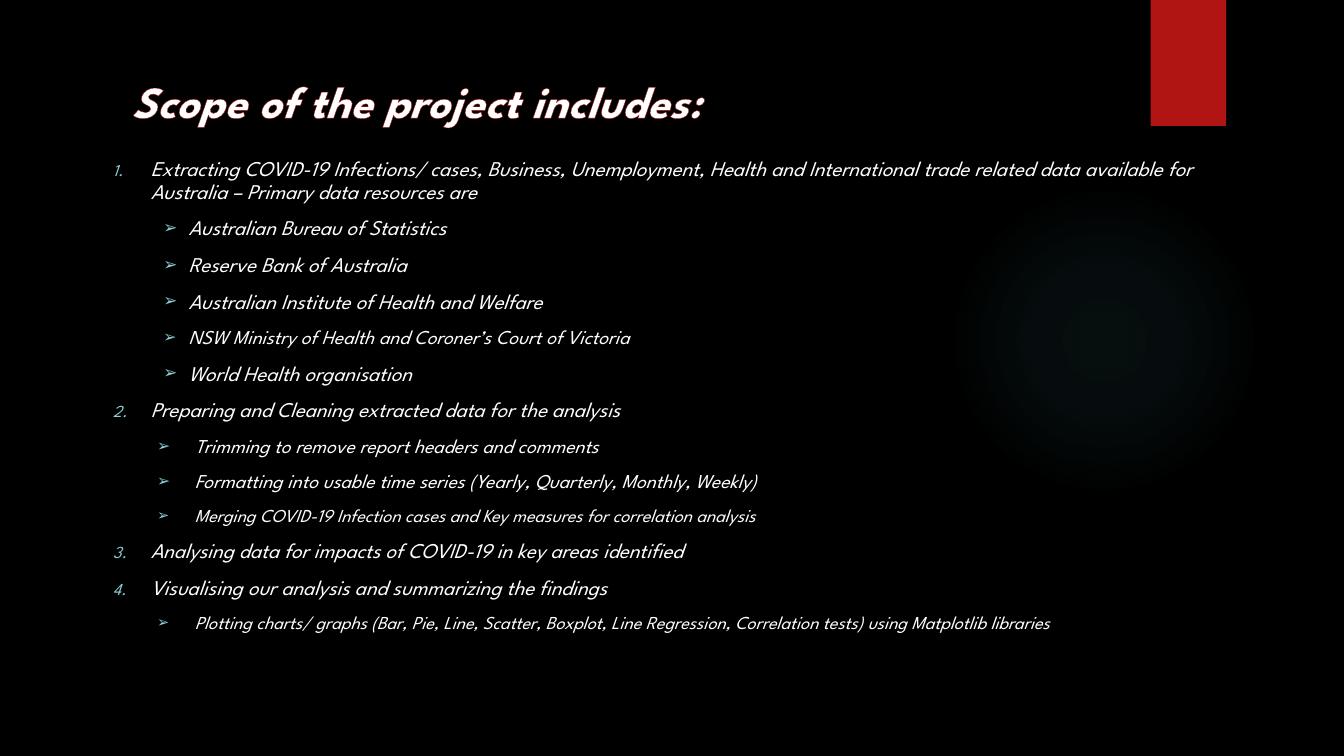
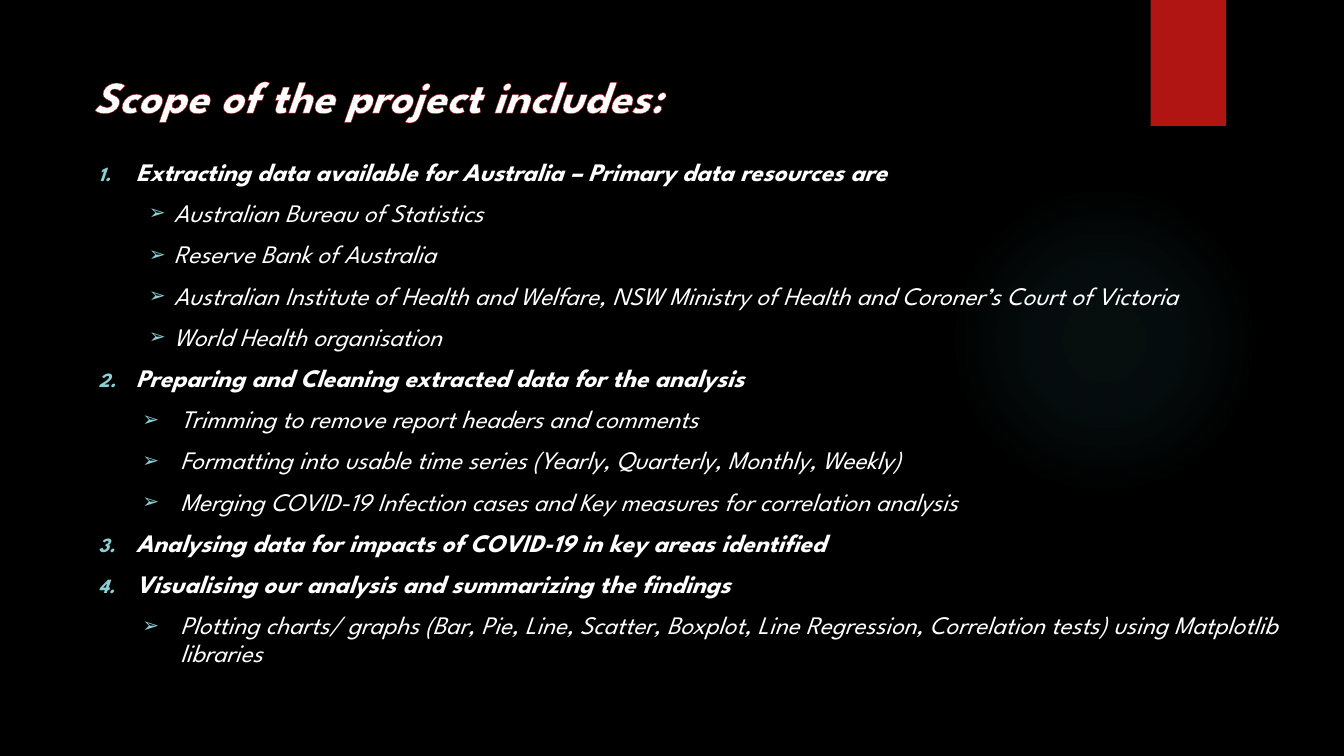
Before and after one commit to itsnameeta/Project-1---Python, a slide deck: slide 3 of Project Presentation.pptx. Drawn at 1344x756 pixels with LibreOffice and Linux fonts; fonts in the diff are those of the drawing; background and template pictures are left out. Boxes give left, top, right and bottom in pixels: in the first picture for what was removed or moved away, otherwise in the second. Text is boxed around its words. In the diff, an @@ line names an element or a change of style, - is before the commit and + after.

```diff
--- a/Project Presentation.pptx
+++ b/Project Presentation.pptx
@@ title "Scope of the project includes:" moved from (x1=132, y1=87, x2=701, y2=128) to (x1=93, y1=82, x2=663, y2=123) @@
@@ text "Extracting data available for Australia ..." moved from (x1=151, y1=161, x2=1192, y2=633) to (x1=136, y1=163, x2=1277, y2=663) @@
@@ text at (x1=136, y1=163, x2=886, y2=187): text changed; size 15 to 18 pt; bold on @@
-  1. Extracting COVID-19 Infections/ cases, Business, Unemployment, Health and International trade related data available for Australia – Primary data resources are
+  1. Extracting data available for Australia – Primary data resources are
@@ text at (x1=136, y1=204, x2=1277, y2=663): size 15 to 18 pt in "Australian Bureau of Statistics", "Reserve Bank of Australia", "World Health organisation", "Preparing and Cleaning extracted data for the ..." and 2 more places; bold on in "Preparing and Cleaning extracted data for the ...", "Analysing data for impacts of COVID-19 in ...", "Visualising our analysis and summarizing the findings"; size 14 to 18 pt in "Trimming to remove report headers and comments", "Formatting into usable time series (Yearly, Quarterly, ..."; size 13 to 18 pt in "Merging COVID-19 Infection cases and Key measures ...", "Plotting charts/ graphs (Bar, Pie, Line, Scatter, ..." @@
@@ text at (x1=174, y1=287, x2=1178, y2=311): text changed; size 14 to 18 pt @@
-    ➢ Australian Institute of Health and Welfare
-    ➢ NSW Ministry of Health and Coroner’s Court of Victoria
+    ➢ Australian Institute of Health and Welfare, NSW Ministry of Health and Coroner’s Court of Victoria
```
Also in this commit, not shown: 4 other slides changed, 10 slides added, 22 other files.
